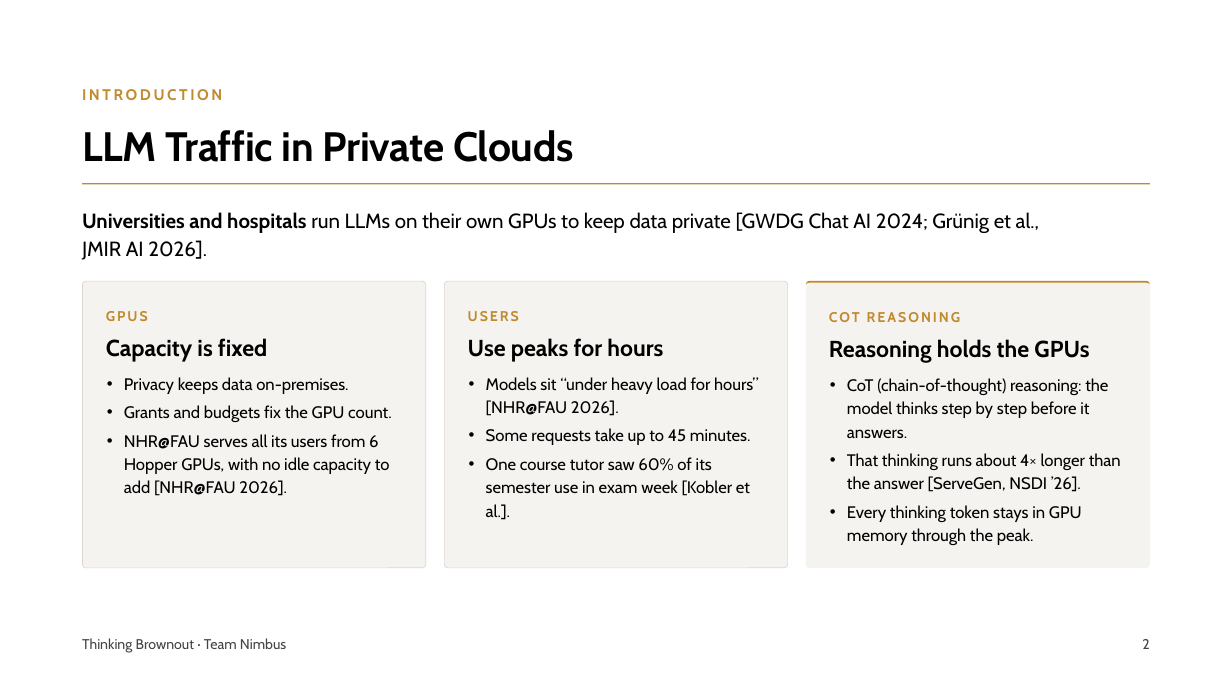
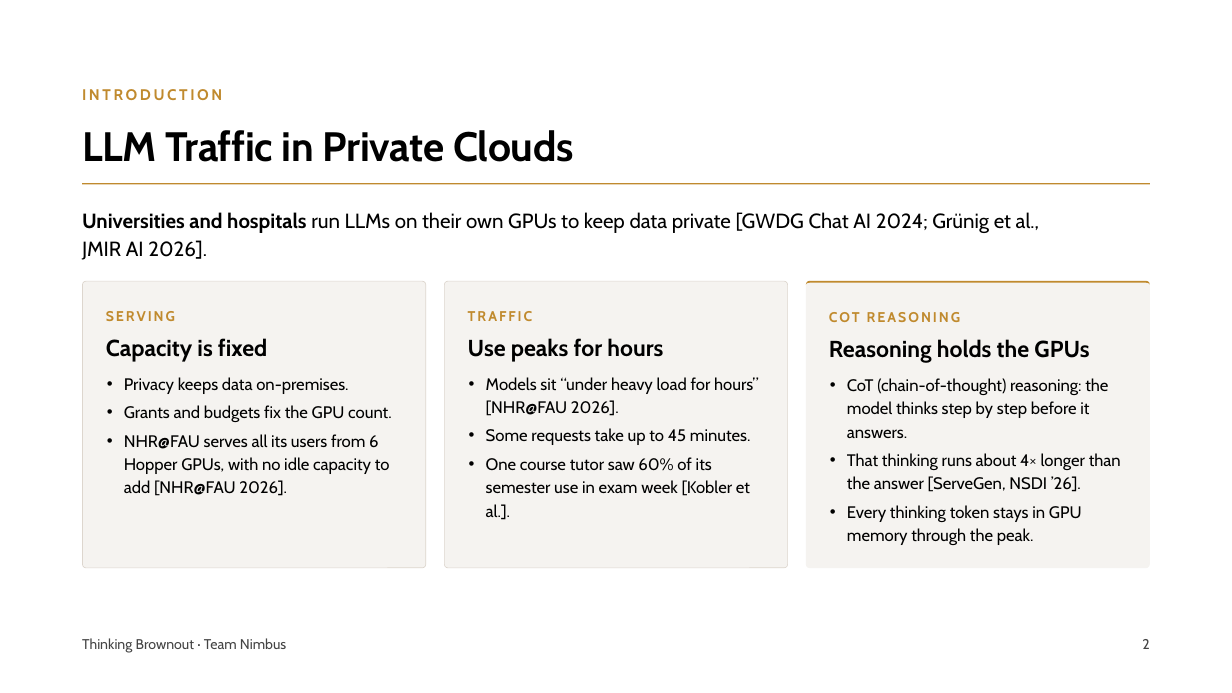
Before and after one commit to pyangyu/team1_nimbus_copy, a slide deck: slide 2 of Symposium Slides.pptx. Drawn at 1232x693 pixels with LibreOffice and Linux fonts; fonts in the diff are those of the drawing. Boxes give left, top, right and bottom in pixels: in the first picture for what was removed or moved away, otherwise in the second. Text is boxed around its words. In the diff, an @@ line names an element or a change of style, - is before the commit and + after.

```diff
--- a/Symposium Slides.pptx
+++ b/Symposium Slides.pptx
@@ text at [106, 311, 175, 321]: text changed @@
-GPUS
+SERVING
@@ text at [468, 311, 532, 321]: text changed @@
-USERS
+TRAFFIC
```
Also in this commit, not shown: 2 other slides changed.
